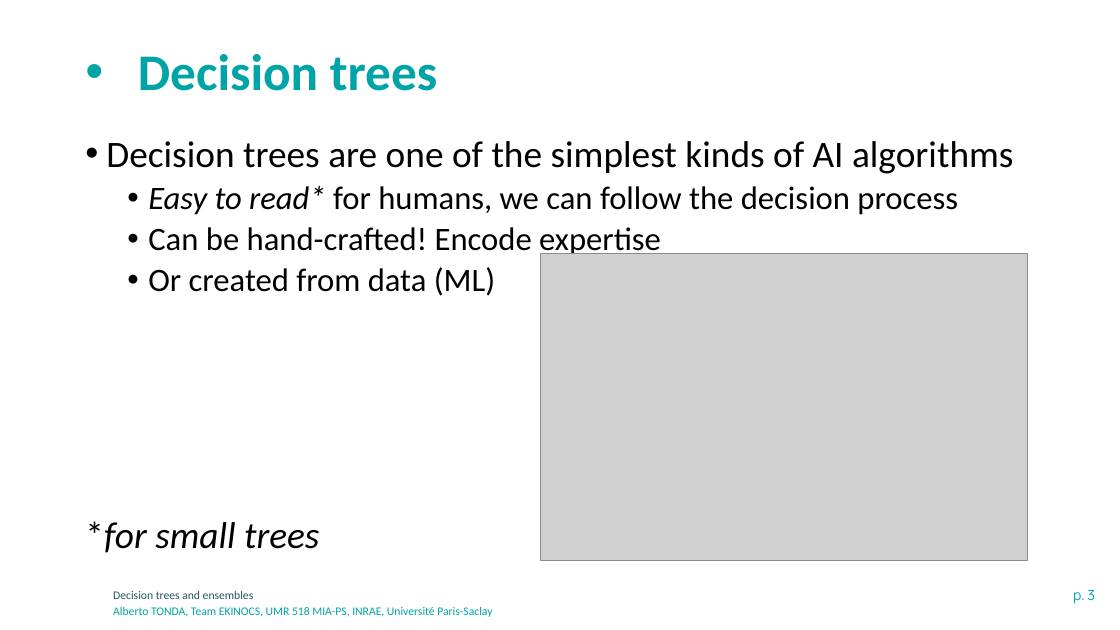
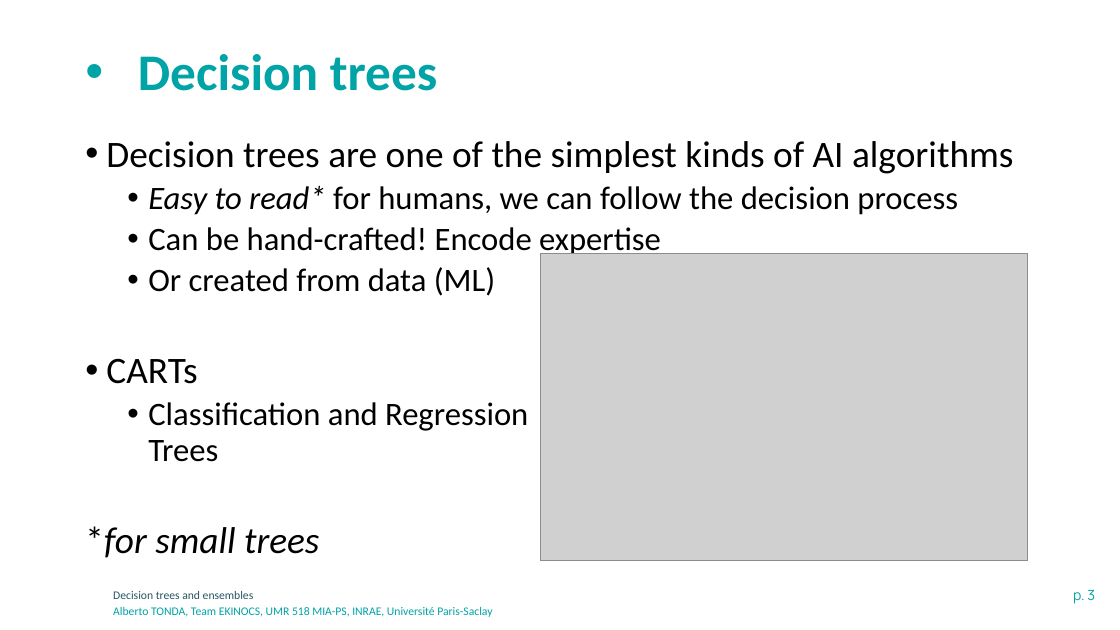
Before and after one commit to albertotonda/teaching, a slide deck: slide 3 of optimization-methods-for-artificial-intelligence/ml-decision-trees-ensembles.pptx. Drawn at 1120x630 pixels with LibreOffice and Linux fonts; fonts in the diff are those of the drawing; grey boxes stand for pictures; background and template pictures are left out. Boxes give left, top, right and bottom in pixels: in the first picture for what was removed or moved away, otherwise in the second. Text is boxed around its words. In the diff, an @@ line names an element or a change of style, - is before the commit and + after.

```diff
--- a/optimization-methods-for-artificial-intelligence/ml-decision-trees-ensembles.pptx
+++ b/optimization-methods-for-artificial-intelligence/ml-decision-trees-ensembles.pptx
@@ text at <box>106,358,528,462</box>: paragraphs added @@
+• CARTs
+  • Classification and Regression
+    Trees
```
Also in this commit, not shown: 5 other slides changed, 14 other files.
